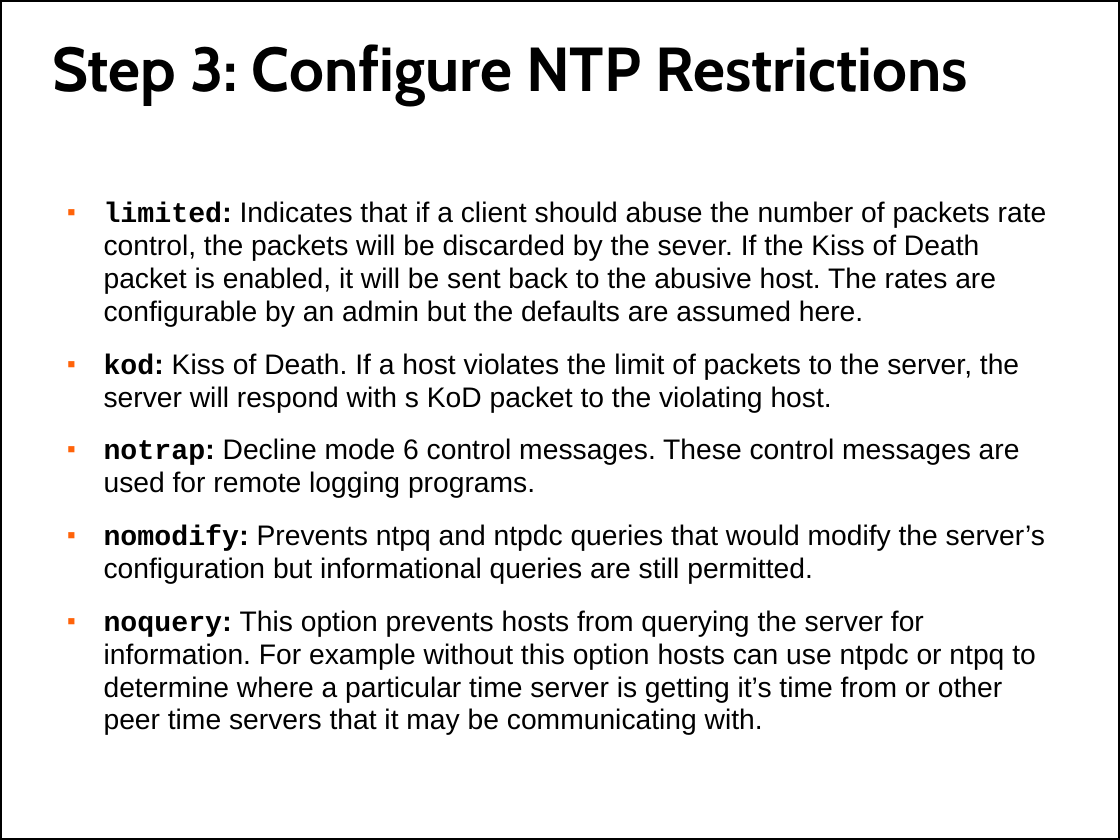
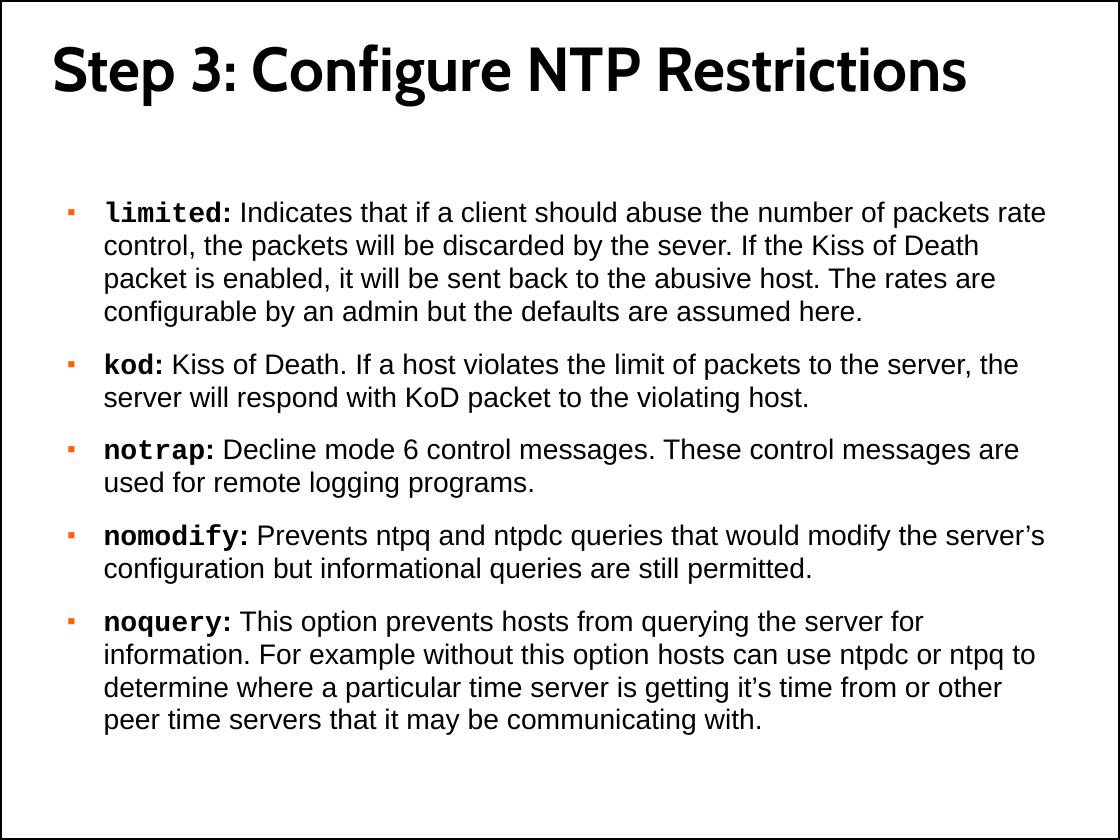
Before and after one commit to afnog/sse, a slide deck: slide 14 of ntp/ntp-service.pptx. Drawn at 1120x840 pixels with LibreOffice and Linux fonts; fonts in the diff are those of the drawing; background and template pictures are left out. Boxes give left, top, right and bottom in pixels: in the first picture for what was removed or moved away, otherwise in the second. Text is boxed around its words. In the diff, an @@ line names an element or a change of style, - is before the commit and + after.

Commit message:
/ ‘ntp/ntp-service.pptx’

```diff
--- a/ntp/ntp-service.pptx
+++ b/ntp/ntp-service.pptx
@@ text at bbox=[104, 353, 1019, 413]: text changed @@
-■ kod: Kiss of Death. If a host violates the limit of packets to the server, the server will respond with s KoD packet to the violating host.
+■ kod: Kiss of Death. If a host violates the limit of packets to the server, the server will respond with KoD packet to the violating host.
```
Also in this commit, not shown: 2 other slides changed.
